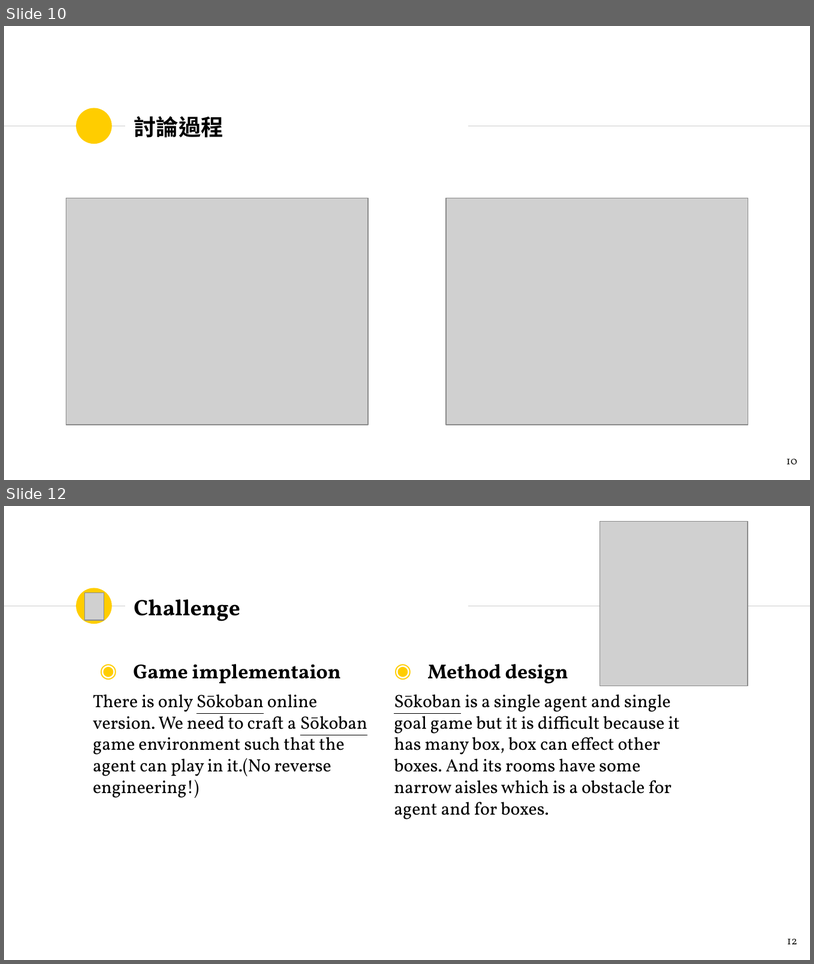
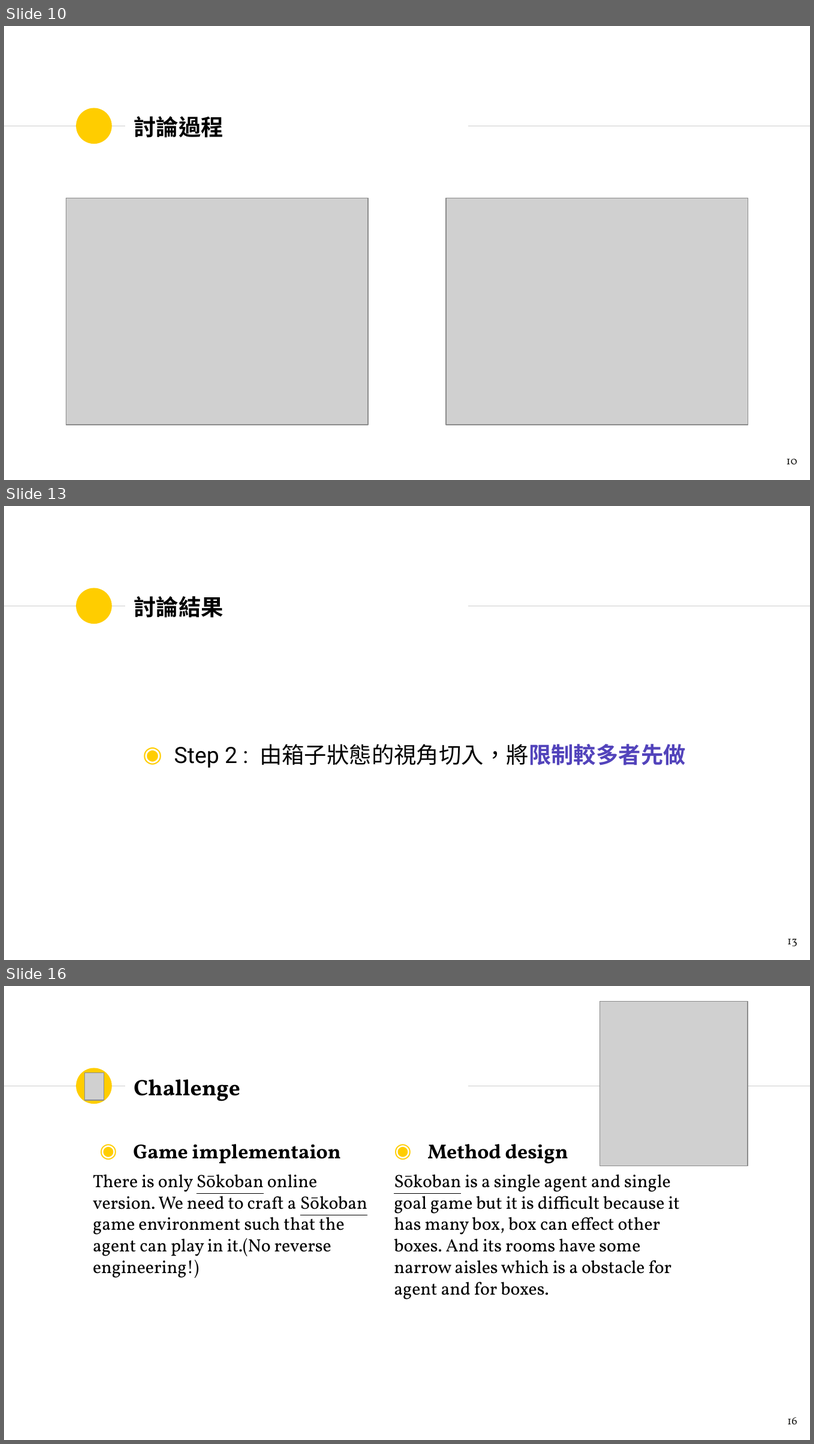
Before and after one commit to Banana-Huang/AI_Course_Team1_2018, a slide deck: Project/Team_1_project_proposal.pptx. Shown one above the other, each under a label of ours: slides 10 and 12 before the commit, slides 10, 13 and 16 after it; the slides between them are not shown. The pictures are 814x964 and 814x1444 pixels, drawn with LibreOffice and Linux fonts; fonts in the diff are those of the drawing; grey boxes stand for pictures. Boxes give left, top, right and bottom in pixels: in the first picture for what was removed or moved away, otherwise in the second. Text is boxed around its words. In the diff, an @@ line names an element or a change of style, - is before the commit and + after.

Commit message:
2018.12.17
修改處:
PPT :
1. 動機修改
2. 增加討論過程及原因(未完成)

簡報 :
未同步PPT

圖片 :
AI檔、一些PPT用PNG檔

```diff
--- a/Project/Team_1_project_proposal.pptx
+++ b/Project/Team_1_project_proposal.pptx
@@ slide 13 added at (x1=4, y1=506, x2=810, y2=960), background #FFFFFF; not listed: 3 template elements that a slide beside it also shows @@
@@ title added at (x1=134, y1=596, x2=224, y2=618), 20 pt, text #000000, bold @@
+討論結果
@@ text added at (x1=174, y1=744, x2=686, y2=768), 20 pt, text #000000 @@
+◉ Step 2 : 由箱子狀態的視角切入，將限制較多者先做
@@ page number added at (x1=788, y1=938, x2=798, y2=946), 10 pt, text #1D1D1B @@
+13
@@ what was slide 12 is now slide 16 @@
@@ page number at (x1=788, y1=1417, x2=798, y2=1424): text changed @@
-12
+16
```
Also in this commit, not shown: 7 slides changed, 4 other slides added, 1 slide removed, 7 other files.
